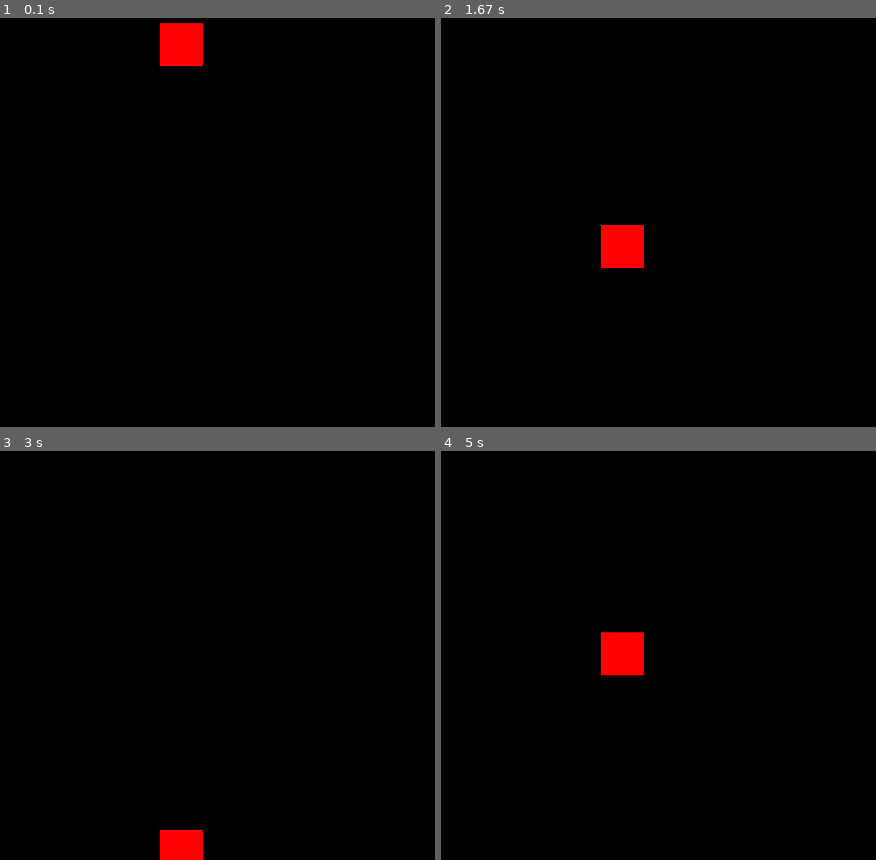
Above: before the commit, frames 1-4 (two rows, left to right).
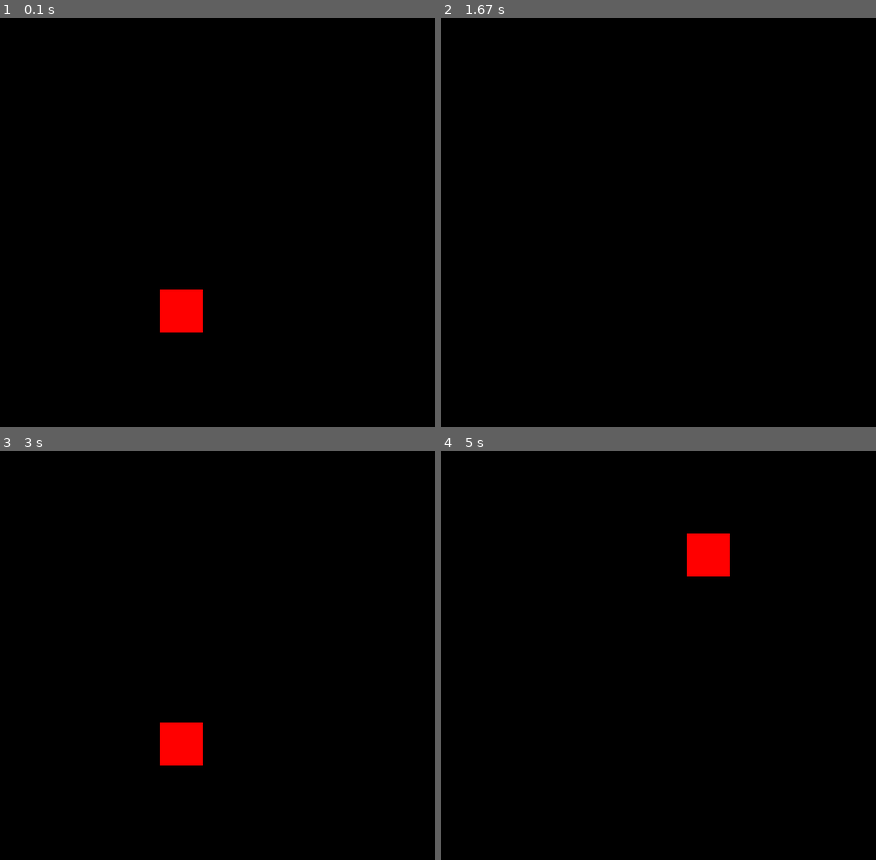
Above: after the commit, the same moments.

Repository: guilhermesaul/pygame
Game: pygame game, started from conteúdo/joao tinti/ex001.py
The game is run twice, just before and just after one commit, with the same random seed, the same clock (stepped at 60 frames per second) and the same inputs.
Inputs:
- Up to frame 1 (0.1 s): no input
- Up to frame 2 (1.67 s): hold D 0.33-0.8 s; hold W 0.83-1.13 s; hold D 1.17-1.63 s
- Up to frame 3 (3 s): hold A 1.67-2.2 s; hold S 2.23-2.53 s; hold A 2.57-2.97 s
- Up to frame 4 (5 s): hold W 3-3.37 s; hold D 3.4-4.03 s; hold A 4.47-4.93 s; hold D from 4.97 s (still down)

The runs differ from the first frame. In frame 1, 2.1% of the frame differs, in the area x 36-47%, y 1-77%; in frame 2, 1.0%; in frame 3, 1.8%; in frame 4, 2.1%.

Commit message:
controlando o quadrado

Diff:
--- a/conteúdo/joao tinti/ex001.py
+++ b/conteúdo/joao tinti/ex001.py
@@ -7,7 +7,7 @@
 largura = 640
 altura = 480
 x = largura/2
-y = 0
+y = largura/2
 
 tela = pygame.display.set_mode((largura, altura))
 pygame.display.set_caption("Jogo")
@@ -16,9 +16,7 @@
 while True:
     # Calcular as regras
     relogio.tick(30) # define o FPS
-    if y - 50 >= altura:
-        y = 0
-    y += 5
+
     # Pintar
     tela.fill((0, 0, 0))
     pygame.draw.rect(tela, (255, 0, 0), (x, y, 50, 50))
@@ -29,3 +27,20 @@
         if event.type == QUIT:
             pygame.quit()
             exit()
+        # if event.type == KEYDOWN:
+        #     if event.key == K_a:
+        #         x -= 20
+        #     if event.key == K_d:
+        #         x += 20
+        #     if event.key == K_w:
+        #         y -= 20
+        #     if event.key == K_s:
+        #         y += 20
+    if pygame.key.get_pressed()[K_a]:
+        x -= 20
+    if pygame.key.get_pressed()[K_d]:
+        x += 20
+    if pygame.key.get_pressed()[K_w]:
+        y -= 20
+    if pygame.key.get_pressed()[K_s]:
+        y += 20
